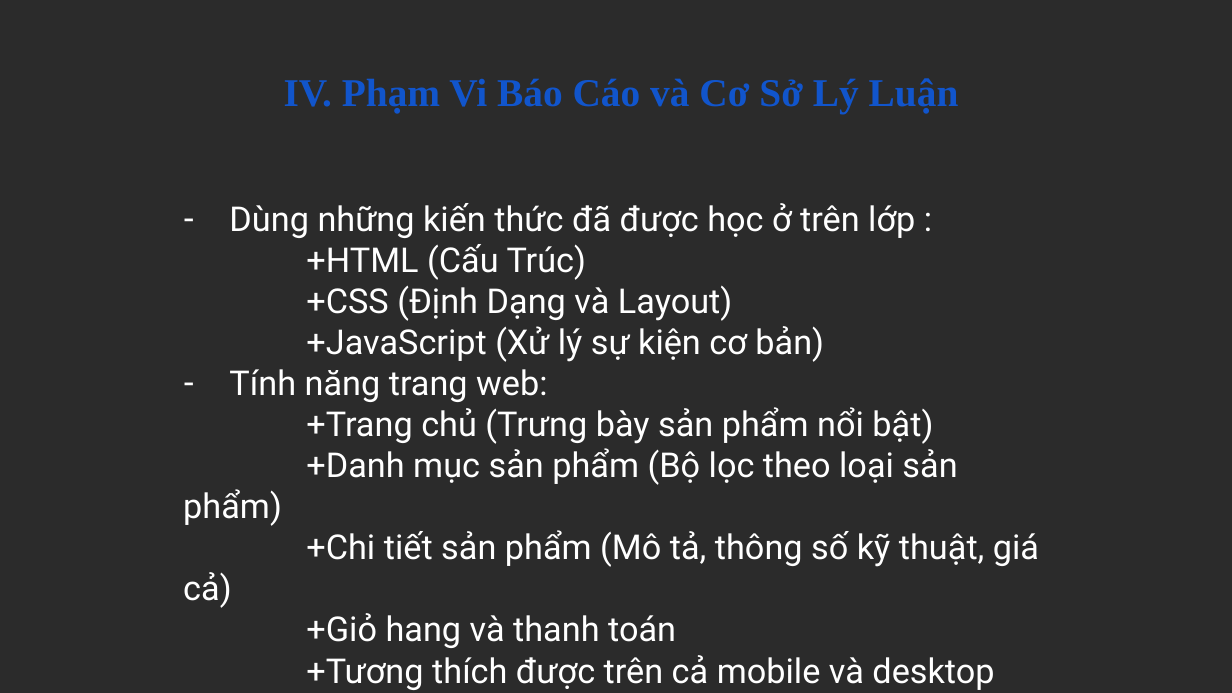
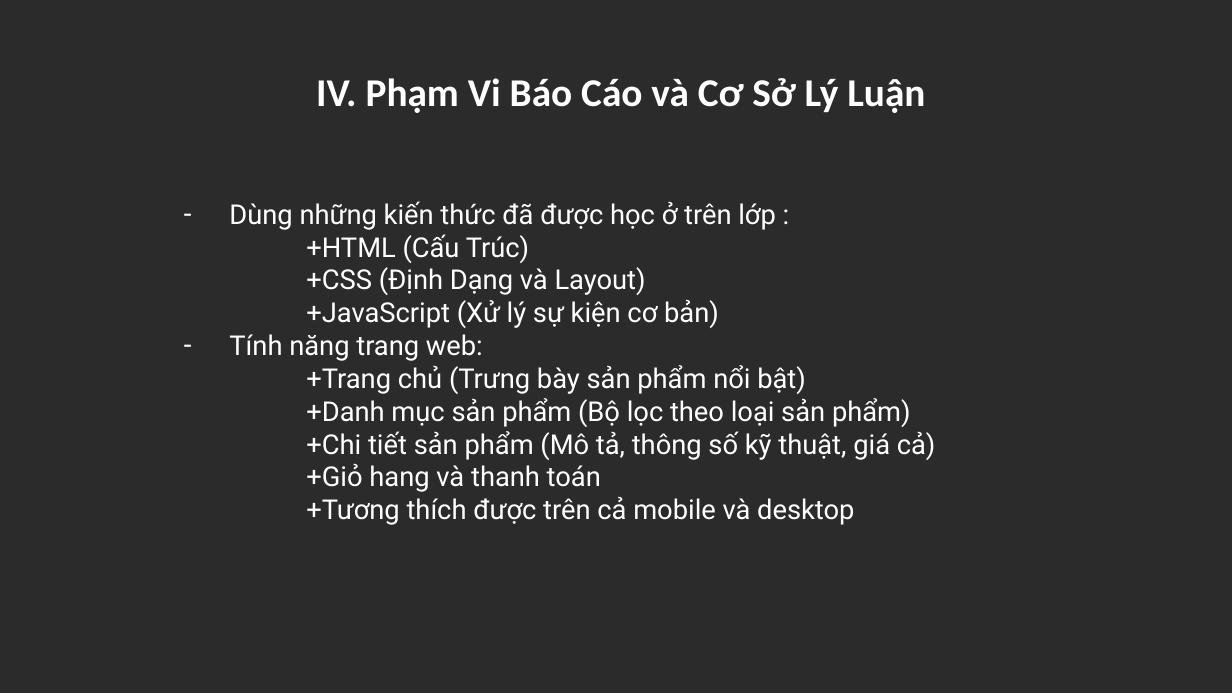
Before and after one commit to Hao-1337/HTWeb-2526HK2-BaiTapLon-Nhom5, a slide deck: slide 6 of Nhom_5_WEB.pptx. Drawn at 1232x693 pixels with LibreOffice and Linux fonts; fonts in the diff are those of the drawing; background and template pictures are left out; a plain dark background stands for a picture behind light text. Boxes give left, top, right and bottom in pixels: in the first picture for what was removed or moved away, otherwise in the second. Text is boxed around its words. In the diff, an @@ line names an element or a change of style, - is before the commit and + after.

```diff
--- a/Nhom_5_WEB.pptx
+++ b/Nhom_5_WEB.pptx
@@ text "IV. Phạm Vi Báo Cáo ..." at <box>316,78,925,113</box>: font Times New Roman to Calibri, text colour #1155CC to #FFFFFF @@
@@ text "Dùng những kiến thức đã ..." at <box>229,201,936,525</box>: size 20 to 16 pt @@
```
Also in this commit, not shown: 6 other slides changed.
